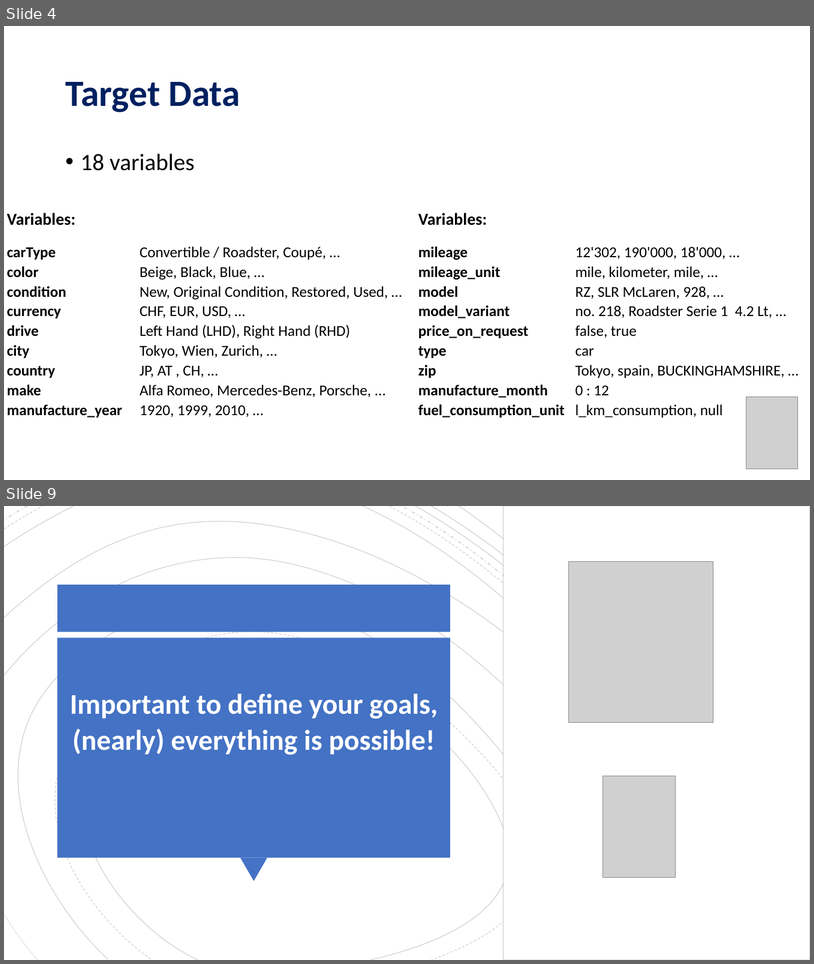
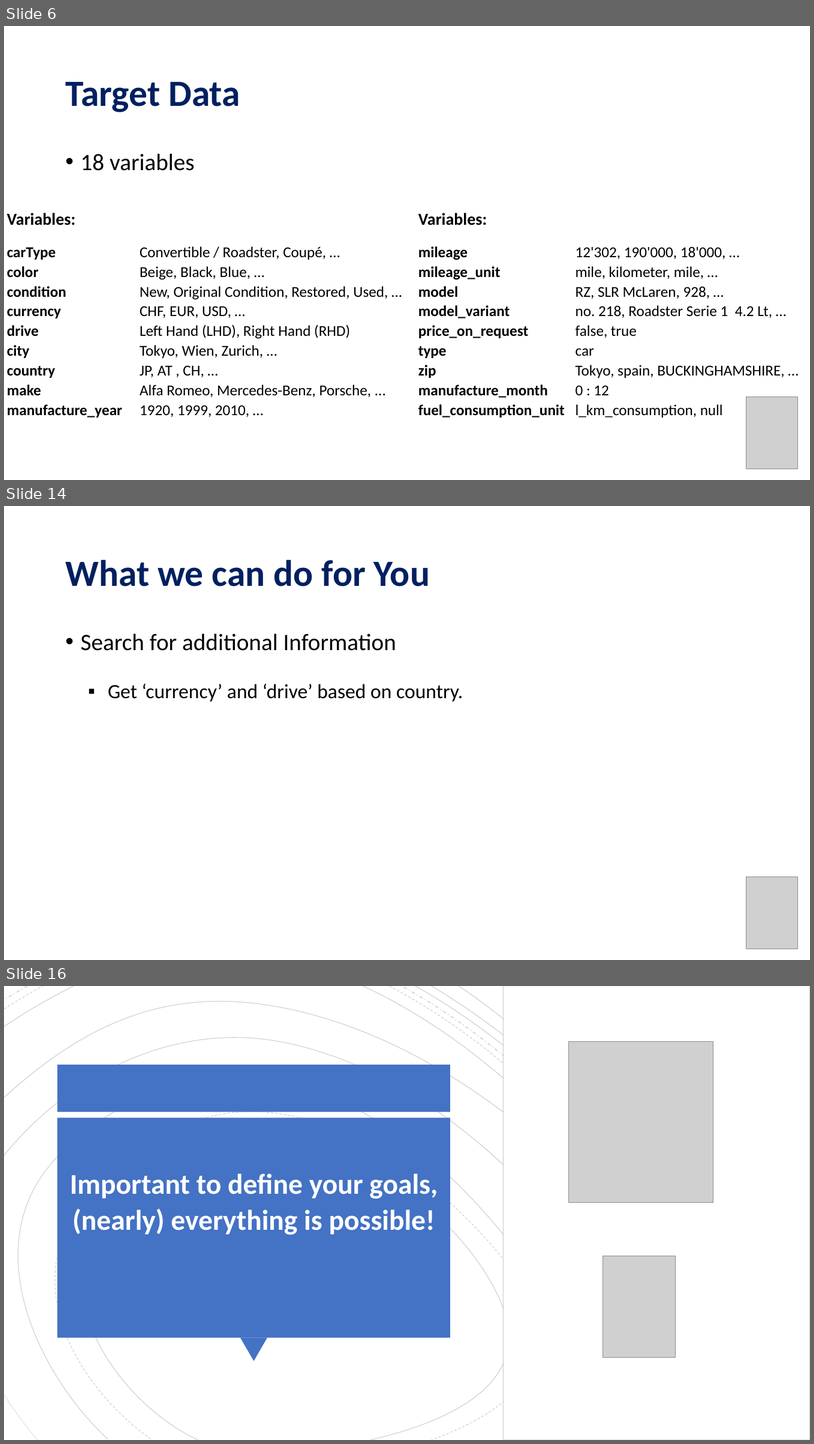
Before and after one commit to MauroSchlaepfer/Onedot, a slide deck: Onedot_Presentation.pptx. Shown one above the other, each under a label of ours: slides 4 and 9 before the commit, slides 6, 14 and 16 after it; the slides between them are not shown. The pictures are 814x964 and 814x1444 pixels, drawn with LibreOffice and Linux fonts; fonts in the diff are those of the drawing; grey boxes stand for pictures. Boxes give left, top, right and bottom in pixels: in the first picture for what was removed or moved away, otherwise in the second. Text is boxed around its words. In the diff, an @@ line names an element or a change of style, - is before the commit and + after.

```diff
--- a/Onedot_Presentation.pptx
+++ b/Onedot_Presentation.pptx
@@ slide 14 added at bbox=[4, 506, 810, 960], background #FFFFFF @@
@@ title added at bbox=[65, 559, 430, 586], 44 pt, text #002060, bold @@
+What we can do for You
@@ text added at bbox=[81, 633, 396, 651], 28 pt, text #000000 @@
+• Search for additional Information
@@ text added at bbox=[108, 684, 463, 702], 24 pt, text #000000 @@
+▪ Get ‘currency’ and ‘drive’ based on country.
@@ picture added at bbox=[747, 877, 799, 949] @@
@@ what was slide 4 is now slide 6 @@
@@ what was slide 9 is now slide 16 @@
```
Also in this commit, not shown: 4 slides changed, 7 other slides added, 1 slide removed.
